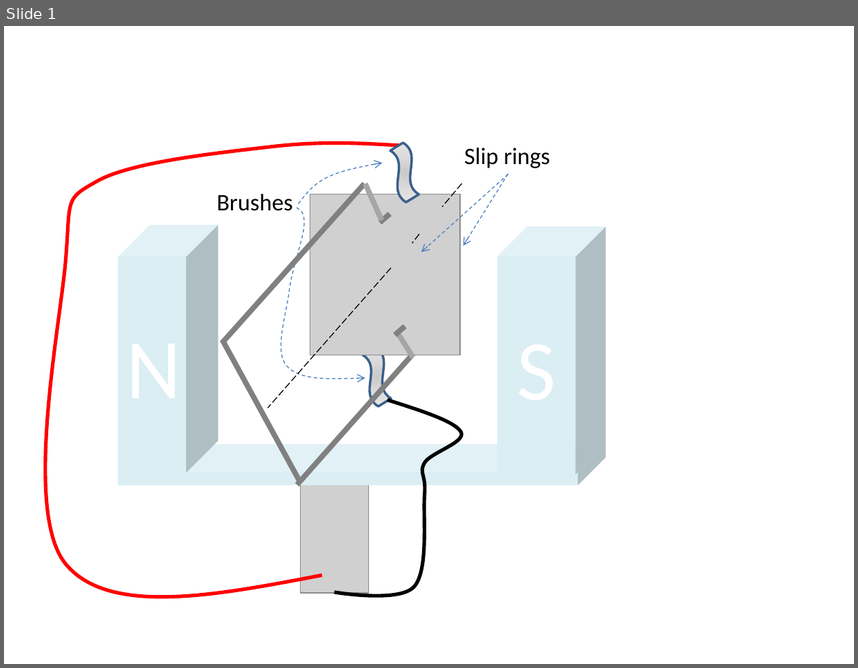
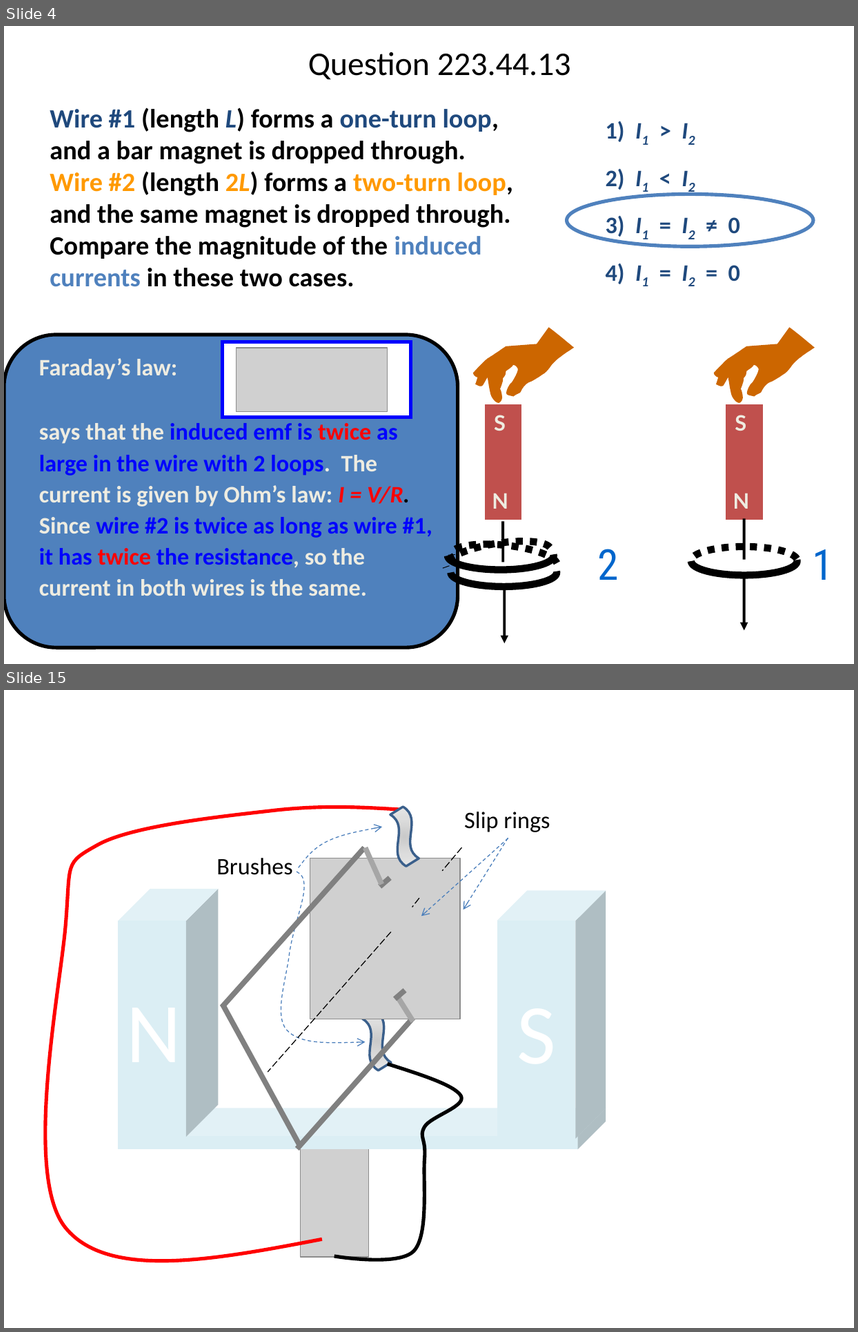
Before and after one commit to rtlines/PH223-Engineering-Physics, a slide deck: Slides/PH223_Lecture_45.pptx. Shown one above the other, each under a label of ours: slide 1 before the commit, slides 4 and 15 after it; the slides between them are not shown. The pictures are 858x668 and 858x1332 pixels, drawn with LibreOffice and Linux fonts; fonts in the diff are those of the drawing; grey boxes stand for pictures. Boxes give left, top, right and bottom in pixels: in the first picture for what was removed or moved away, otherwise in the second. Text is boxed around its words. In the diff, an @@ line names an element or a change of style, - is before the commit and + after.

```diff
--- a/Slides/PH223_Lecture_45.pptx
+++ b/Slides/PH223_Lecture_45.pptx
@@ slide 4 added at (4,26,854,664), background #FFFFFF @@
@@ title added at (308,52,571,80), 28 pt, text #000000 @@
+Question 223.44.13
@@ text added at (50,107,513,287), 22.4 pt, text #000000, bold @@
+Wire #1 (length L) forms a one-turn loop, and a bar magnet is dropped through. Wire #2 (length 2L) forms a two-turn loop, and the same magnet is dropped through. Compare the magnitude of the induced currents in these two cases.
@@ text added at (606,121,740,284), 20 pt, text #1F497D, bold @@
+1) I1 > I2
+2) I1 < I2
+3) I1 = I2 ≠ 0
+4) I1 = I2 = 0
@@ ellipse added at (567,194,813,247), outline #4F81BD 3 pt @@
@@ rounded rectangle added at (4,334,458,648), fill #4F81BD, outline #000000 3 pt @@
@@ rectangle added at (223,341,411,416), fill #FFFFFF, outline #0000FF 3 pt @@
@@ picture added at (236,348,388,411) @@
@@ text added at (39,358,432,595), 20 pt, text #EEECE1, bold @@
+Faraday’s law:
+says that the induced emf is twice as large in the wire with 2 loops. The current is given by Ohm’s law: I = V/R. Since wire #2 is twice as long as wire #1, it has twice the resistance, so the current in both wires is the same.
@@ group added at (444,327,833,643): 8 freeform shapes, 6 texts, 2 rectangles, 2 lines, 2 arrows @@
+N
+S
+N
+S
+1
+2
@@ what was slide 1 is now slide 15 @@
```
Also in this commit, not shown: 32 other slides added, 20 other files.
